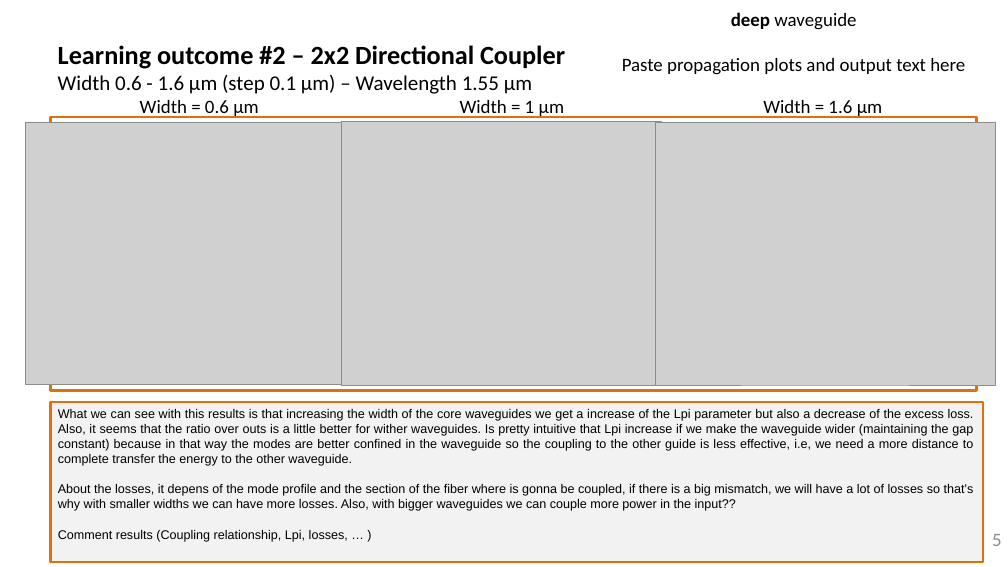
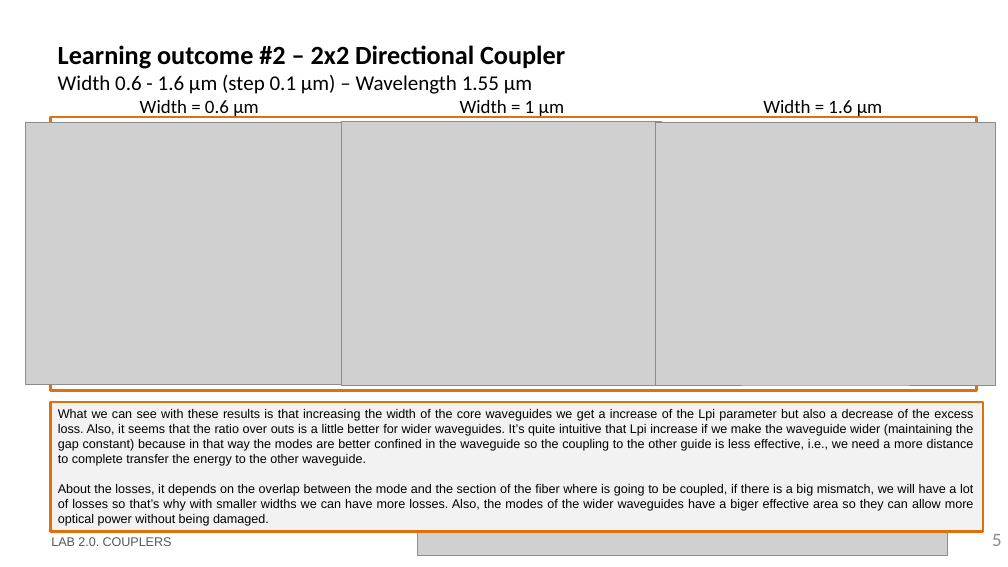
Before and after one commit to DBAEASE/pic-upv-lab2, a slide deck: slide 5 of LabBook_20.pptx. Drawn at 1008x567 pixels with LibreOffice and Linux fonts; fonts in the diff are those of the drawing; grey boxes stand for pictures; background and template pictures are left out. Boxes give left, top, right and bottom in pixels: in the first picture for what was removed or moved away, otherwise in the second. Text is boxed around its words. In the diff, an @@ line names an element or a change of style, - is before the commit and + after.

```diff
--- a/LabBook_20.pptx
+++ b/LabBook_20.pptx
@@ text removed at (622, 12, 965, 75) @@
-deep waveguide
-Paste propagation plots and output text here
@@ rectangle "What we can see with ...": place and size @@
-rectangle "What we can see with ..." at (51, 402, 983, 563)
+rectangle "What we can see with ..." at (51, 402, 983, 532)
@@ text in rectangle at (58, 409, 974, 526): text changed @@
-What we can see with this results is that increasing the width of the core waveguides we get a increase of the Lpi parameter but also a decrease of the excess loss. Also, it seems that the ratio over outs is a little better for wither waveguides. Is pretty intuitive that Lpi increase if we make the waveguide wider (maintaining the gap constant) because in that way the modes are better confined in the waveguide so the coupling to the other guide is less effective, i.e, we need a more distance to complete transfer the energy to the other waveguide.
-About the losses, it depens of the mode profile and the section of the fiber where is gonna be coupled, if there is a big mismatch, we will have a lot of losses so that’s why with smaller widths we can have more losses. Also, with bigger waveguides we can couple more power in the input??
-Comment results (Coupling relationship, Lpi, losses, … )
+What we can see with these results is that increasing the width of the core waveguides we get a increase of the Lpi parameter but also a decrease of the excess loss. Also, it seems that the ratio over outs is a little better for wider waveguides. It’s quite intuitive that Lpi increase if we make the waveguide wider (maintaining the gap constant) because in that way the modes are better confined in the waveguide so the coupling to the other guide is less effective, i.e., we need a more distance to complete transfer the energy to the other waveguide.
+About the losses, it depends on the overlap between the mode and the section of the fiber where is going to be coupled, if there is a big mismatch, we will have a lot of losses so that’s why with smaller widths we can have more losses. Also, the modes of the wider waveguides have a biger effective area so they can allow more optical power without being damaged.
@@ picture added at (417, 526, 948, 556) @@
```
Also in this commit, not shown: 10 other slides changed, 2 slides added, 1 slide removed, 1 other file.
